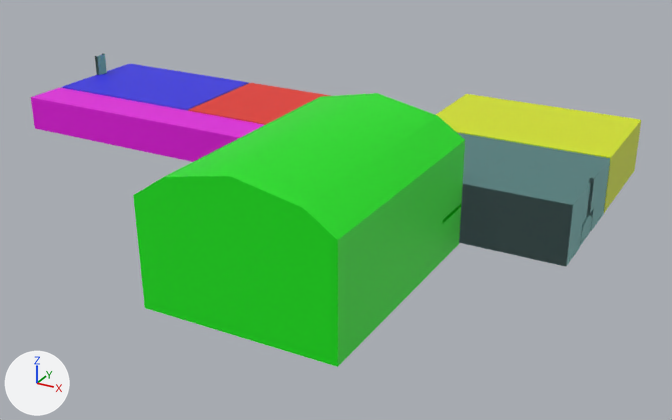
Renders of the Blender file mdl/house.blend from each side of a commit.
Rendered twice from a 50 mm camera at (37.7, -54.5, 42.8) aimed at (-10.2, 32.6, -0.8). Arrows for +X, +Y and +Z are at lower left; the lights stay in place. The older version comes first.

Script lines for the objects in view, before the commit:
```python
mat_bathroom = principled_material('Bathroom')
mat_bathroom.base_color = (0.8, 0.0341, 0.0218)  # red #e73429
mat_bedroom = principled_material('Bedroom')
mat_bedroom.base_color = (0.0316, 0.0238, 0.8)  # blue #322be7
mat_hallway = principled_material('Hallway')
mat_hallway.base_color = (0.8, 0.0, 0.757)  # pink #e700e2
mat_kitchen = principled_material('Kitchen')
mat_kitchen.base_color = (0.689, 0.8, 0.00541)  # yellow #d8e711
me_csgcombiner3d2_001 = bpy.data.meshes.new('CSGCombiner3D2.001')
me_csgcombiner3d2_001.from_pydata(...)  # 198 vertices, 110 faces, 4 loose edges; spans x -51.1..17.5, y 3.5..61.5, z -0.5..14.7
# faces by material slot: [16, 10, 13, 9, 10, 52]
me_csgcombiner3d2_001.materials.append(mat_foyer)  # green #11e713
me_csgcombiner3d2_001.materials.append(mat_hallway)  # pink #e700e2
me_csgcombiner3d2_001.materials.append(mat_bedroom)  # blue #322be7
me_csgcombiner3d2_001.materials.append(mat_bathroom)  # red #e73429
me_csgcombiner3d2_001.materials.append(mat_kitchen)  # yellow #d8e711
me_csgcombiner3d2_001.materials.append(mat_dining)
ob_csgcombiner3d2_001 = bpy.data.objects.new('CSGCombiner3D2.001', me_csgcombiner3d2_001)
ob_csgcombiner3d2_001.location = (0.0, 0.0, 0.0)
```
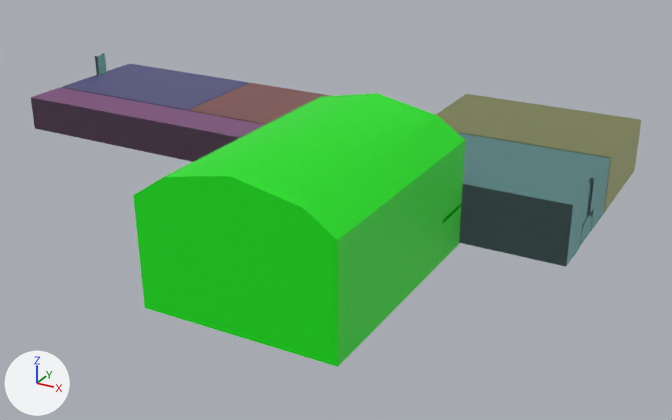
What changed in the scene script:
```text
Add ng_ucupaint_kitchen:
    ng_ucupaint_kitchen = bpy.data.node_groups.new('Ucupaint Kitchen', 'ShaderNodeTree')
    # nodes: Group, Mix, UVMap
    # colours: white #ffffff
Add ng_yp_layer_csgcombiner3d2_001_png_004:
    ng_yp_layer_csgcombiner3d2_001_png_004 = bpy.data.node_groups.new('.yP Layer CSGCombiner3D2.001.png.004', 'ShaderNodeTree')
    # nodes: Group, Math
    # colours: grey #bcbcbc
Add ng_ypl_straight_over_mix:
    ng_ypl_straight_over_mix = bpy.data.node_groups.new('~yPL Straight Over Mix', 'ShaderNodeTree')
    # nodes: Math, Mix, VectorMath
    # colours: black #000000, grey #bcbcbc
Add ng_ucupaint_bathroom:
    ng_ucupaint_bathroom = bpy.data.node_groups.new('Ucupaint Bathroom', 'ShaderNodeTree')
    # nodes: Group, Mix, UVMap
    # colours: white #ffffff
Add ng_yp_layer_csgcombiner3d2_001_png_003:
    ng_yp_layer_csgcombiner3d2_001_png_003 = bpy.data.node_groups.new('.yP Layer CSGCombiner3D2.001.png.003', 'ShaderNodeTree')
    # nodes: Group, Math
    # colours: grey #bcbcbc
Add ng_ucupaint_bedroom:
    ng_ucupaint_bedroom = bpy.data.node_groups.new('Ucupaint Bedroom', 'ShaderNodeTree')
    # nodes: Group, Mix, UVMap
    # colours: white #ffffff
Add ng_yp_layer_csgcombiner3d2_001_png_002:
    ng_yp_layer_csgcombiner3d2_001_png_002 = bpy.data.node_groups.new('.yP Layer CSGCombiner3D2.001.png.002', 'ShaderNodeTree')
    # nodes: Group, Math
    # colours: grey #bcbcbc
Add ng_ucupaint_hallway:
    ng_ucupaint_hallway = bpy.data.node_groups.new('Ucupaint Hallway', 'ShaderNodeTree')
    # nodes: Group, Mix, UVMap
    # colours: white #ffffff
Add ng_yp_layer_csgcombiner3d2_001_png_001:
    ng_yp_layer_csgcombiner3d2_001_png_001 = bpy.data.node_groups.new('.yP Layer CSGCombiner3D2.001.png.001', 'ShaderNodeTree')
    # nodes: Group, Math
    # colours: grey #bcbcbc
Change mat_hallway:
    remove # nodes: BsdfPrincipled, OutputMaterial
    nodes: BsdfPrincipled, Group, OutputMaterial
Change mat_bedroom:
    remove # nodes: BsdfPrincipled, OutputMaterial
    nodes: BsdfPrincipled, Group, OutputMaterial
Change mat_bathroom:
    remove # nodes: BsdfPrincipled, OutputMaterial
    nodes: BsdfPrincipled, Group, OutputMaterial
Change mat_kitchen:
    remove # nodes: BsdfPrincipled, OutputMaterial
    nodes: BsdfPrincipled, Group, OutputMaterial
```

Boxes [x1, y1, x2, y2] around the edits, measured in the pictures (672 x 420 px):
'CSGCombiner3D2.001', recoloured (darker)
    both: [31, 53, 641, 215]
